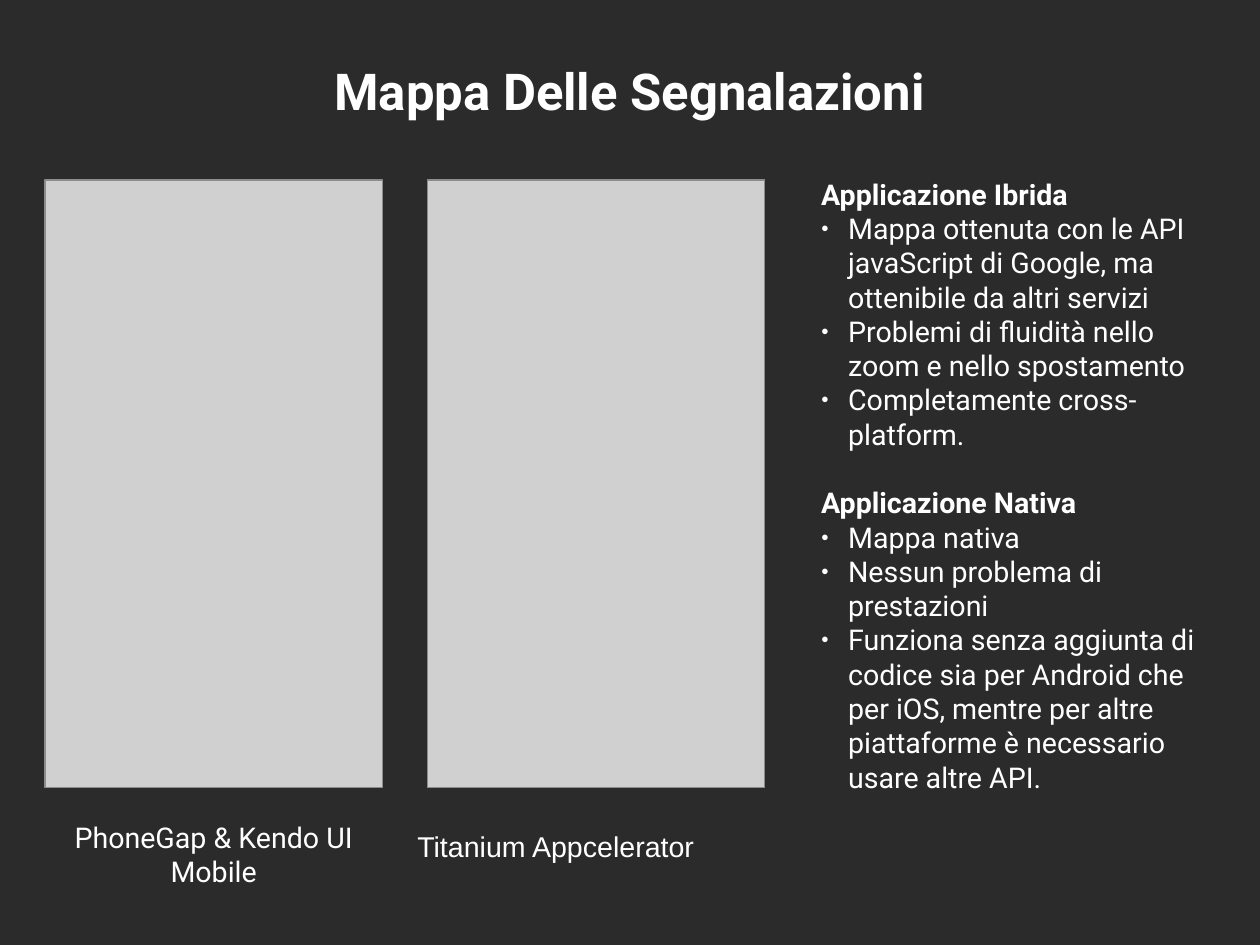
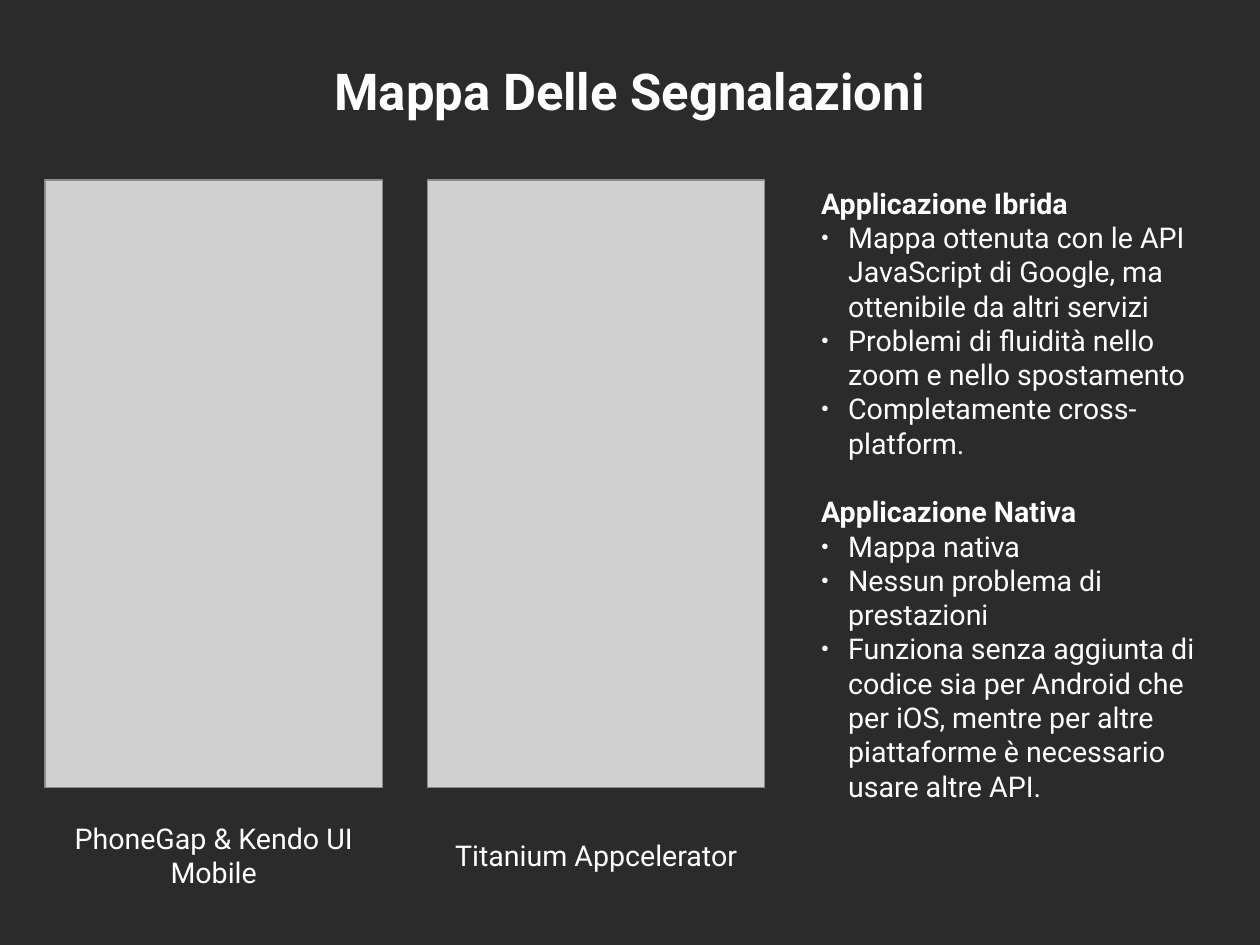
Before and after one commit to mircobe87/tesi-crossplatform, a slide deck: slide 10 of presentazione/presentazione.odp. Drawn at 1260x945 pixels with LibreOffice and Linux fonts; fonts in the diff are those of the drawing; grey boxes stand for pictures; background and template pictures are left out; a plain dark background stands for a picture behind light text. Boxes give left, top, right and bottom in pixels: in the first picture for what was removed or moved away, otherwise in the second. Text is boxed around its words. In the diff, an @@ line names an element or a change of style, - is before the commit and + after.

```diff
--- a/presentazione/presentazione.odp
+++ b/presentazione/presentazione.odp
@@ text "Applicazione Ibrida": place and size @@
-text "Applicazione Ibrida" at bbox=[821, 183, 1194, 789]
+text "Applicazione Ibrida" at bbox=[821, 192, 1194, 798]
@@ text at bbox=[848, 226, 1184, 318]: text changed @@
-● Mappa ottenuta con le API javaScript di Google, ma ottenibile da altri servizi
+● Mappa ottenuta con le API JavaScript di Google, ma ottenibile da altri servizi
@@ text "Titanium Appcelerator": place and size @@
-text "Titanium Appcelerator" at bbox=[417, 836, 694, 863]
+text "Titanium Appcelerator" at bbox=[455, 844, 737, 872]
@@ text "Titanium Appcelerator" at bbox=[455, 844, 737, 872]: font Arial to Roboto; vertical alignment top to middle @@
```
Also in this commit, not shown: 1 other slide changed.
